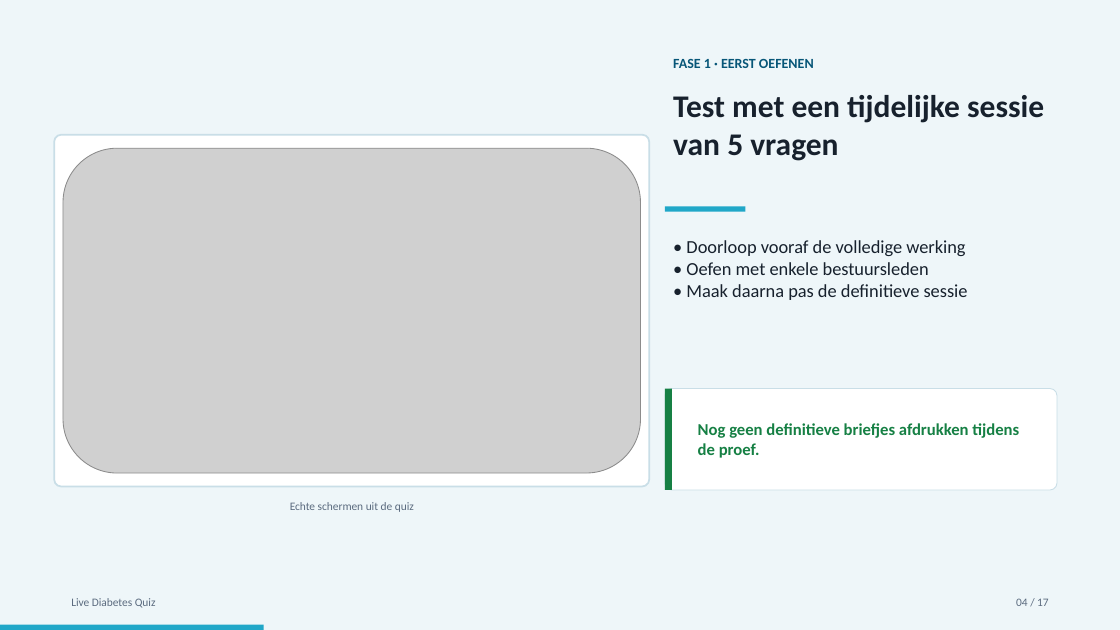
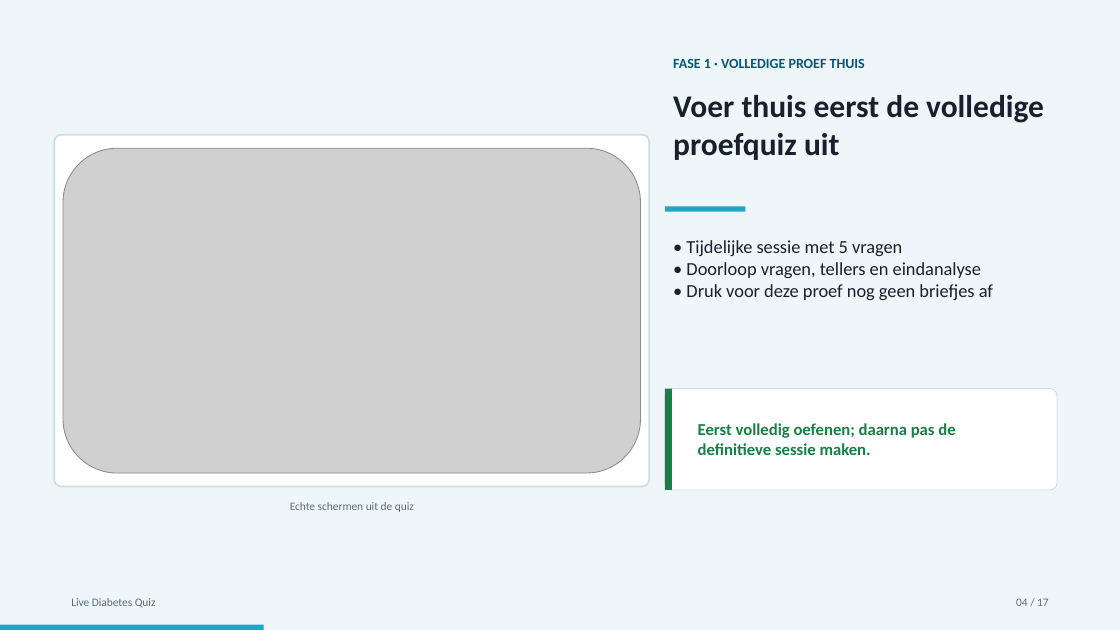
Before and after one commit to Fredje4711/live-diabetes-quiz, a slide deck: slide 4 of video-handleiding/Live-Diabetes-Quiz-storyboard.pptx. Drawn at 1120x630 pixels with LibreOffice and Linux fonts; fonts in the diff are those of the drawing; grey boxes stand for pictures. Boxes give left, top, right and bottom in pixels: in the first picture for what was removed or moved away, otherwise in the second. Text is boxed around its words. In the diff, an @@ line names an element or a change of style, - is before the commit and + after.

Commit message:
Verduidelijk proefquiz en technische zaalcontrole

```diff
--- a/video-handleiding/Live-Diabetes-Quiz-storyboard.pptx
+++ b/video-handleiding/Live-Diabetes-Quiz-storyboard.pptx
@@ text at (673,59,865,68): text changed @@
-FASE 1 · EERST OEFENEN
+FASE 1 · VOLLEDIGE PROEF THUIS
@@ text at (673,95,1044,160): text changed @@
-Test met een tijdelijke sessie van 5 vragen
+Voer thuis eerst de volledige proefquiz uit
@@ text at (686,240,993,300): text changed @@
-• Doorloop vooraf de volledige werking
-• Oefen met enkele bestuursleden
-• Maak daarna pas de definitieve sessie
+• Tijdelijke sessie met 5 vragen
+• Doorloop vragen, tellers en eindanalyse
+• Druk voor deze proef nog geen briefjes af
@@ text at (698,423,955,455): text changed @@
-Nog geen definitieve briefjes afdrukken tijdens de proef.
+Eerst volledig oefenen; daarna pas de definitieve sessie maken.
```
Also in this commit, not shown: 2 other slides changed, 2 other files.
